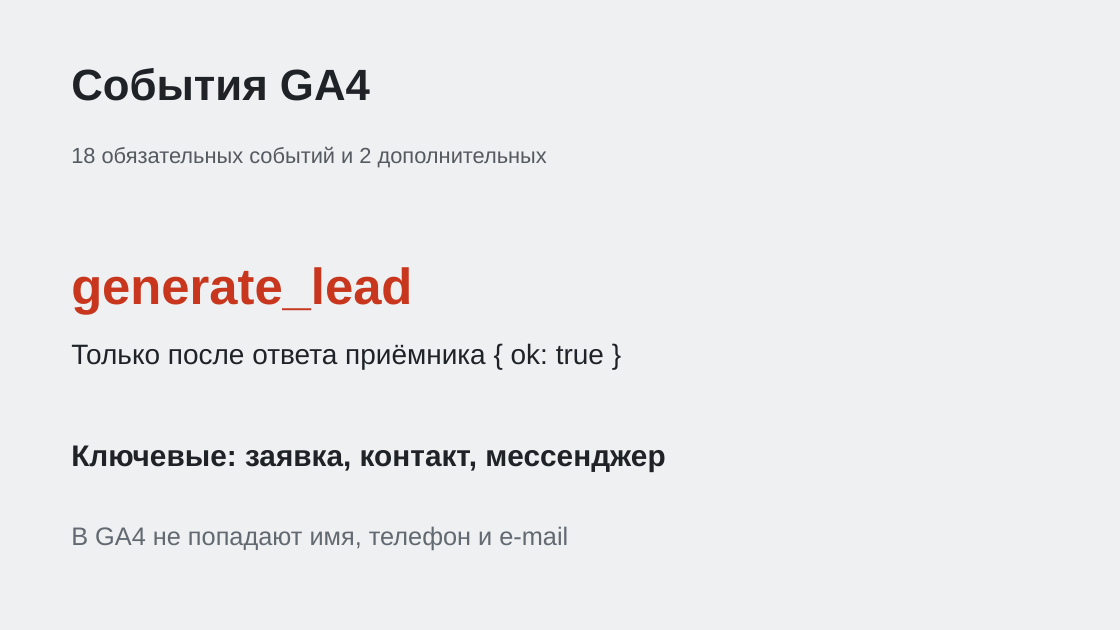
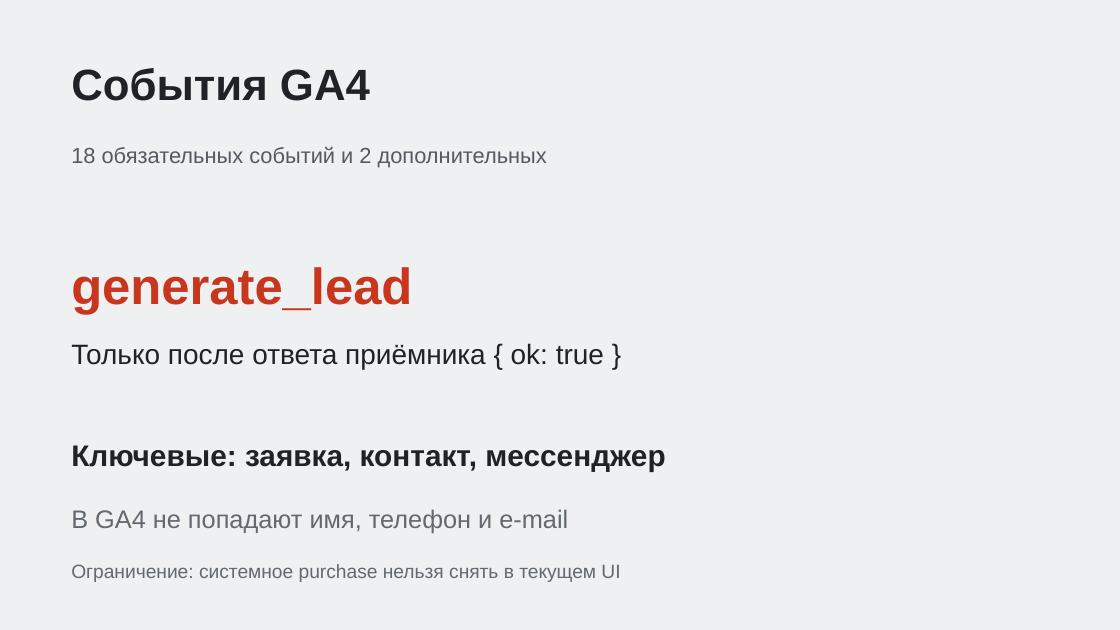
Before and after one commit to lastuser55556/kursovaya_rabota, a slide deck: slide 6 of deliverables/defense.pptx. Drawn at 1120x630 pixels with LibreOffice and Linux fonts; fonts in the diff are those of the drawing. Boxes give left, top, right and bottom in pixels: in the first picture for what was removed or moved away, otherwise in the second. Text is boxed around its words. In the diff, an @@ line names an element or a change of style, - is before the commit and + after.

```diff
--- a/deliverables/defense.pptx
+++ b/deliverables/defense.pptx
@@ text "В GA4 не попадают имя, ...": place and size @@
-text "В GA4 не попадают имя, ..." at [71,526,568,550]
+text "В GA4 не попадают имя, ..." at [71,509,568,533]
@@ text added at [71,564,620,582], 16.5 pt, text #626970 @@
+Ограничение: системное purchase нельзя снять в текущем UI
```
Also in this commit, not shown: 1 slide added, 1 slide removed, 32 other files.
